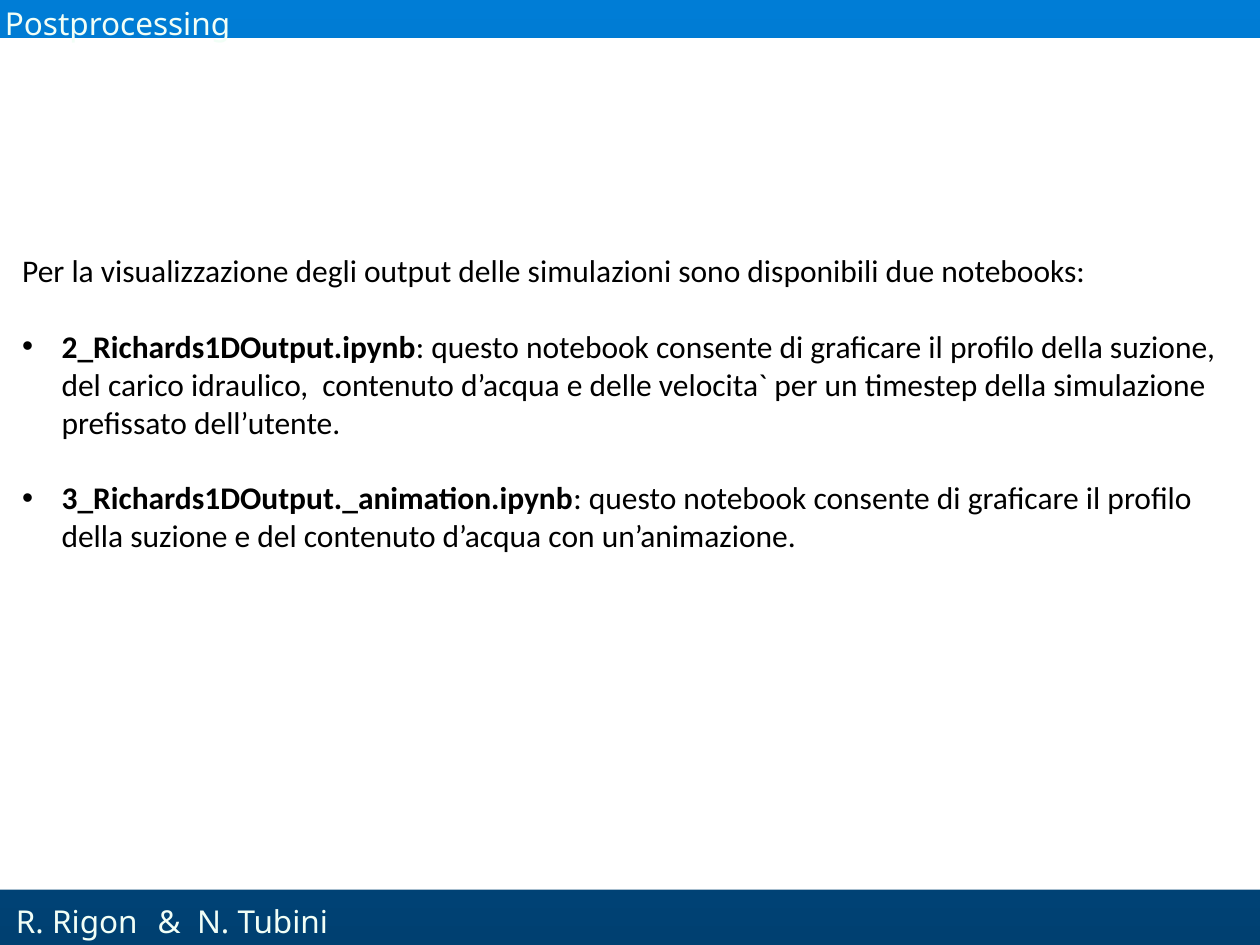
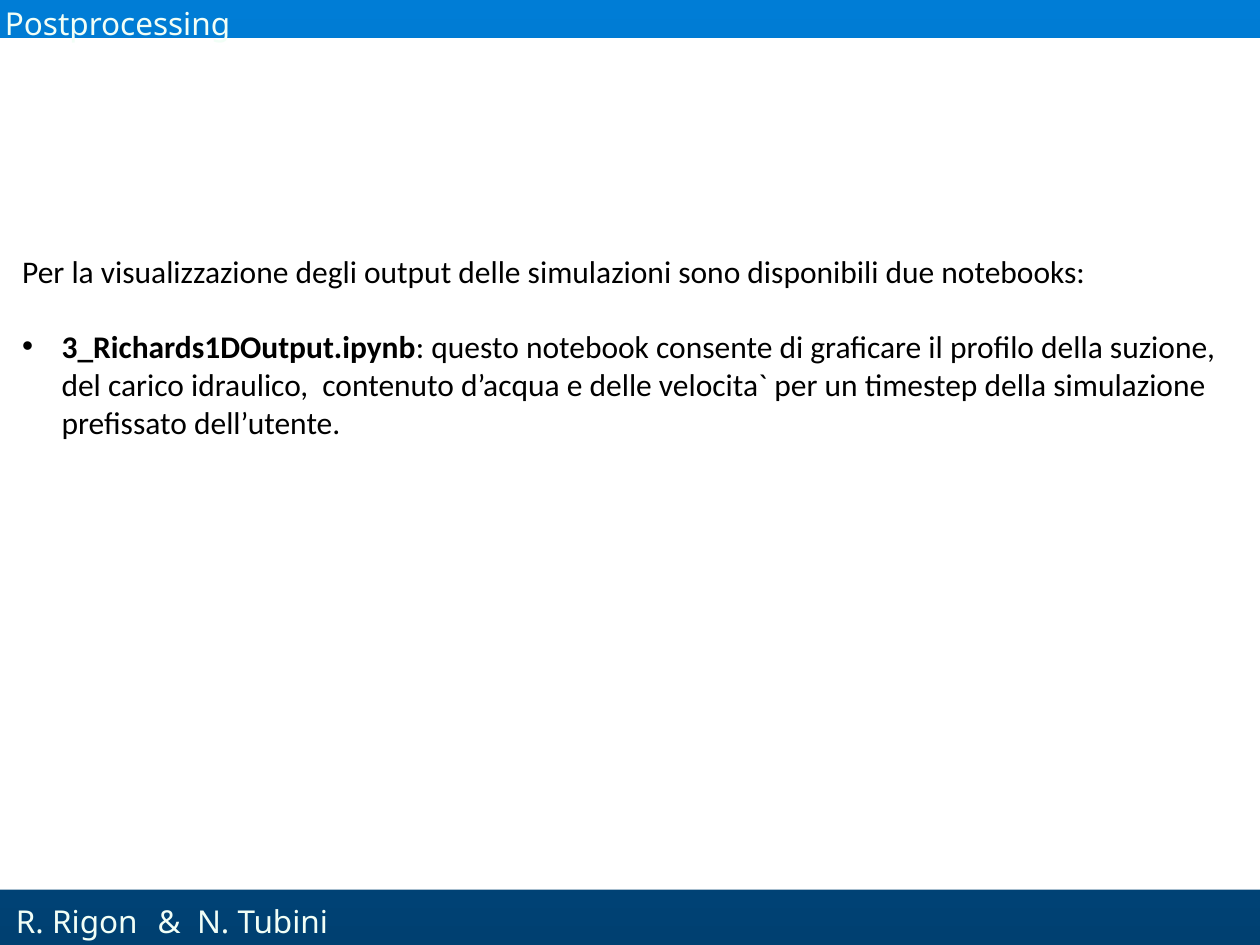
Before and after one commit to GEOframeOMSProjects/OMS_Project_Richards1D, a slide deck: slide 47 of Materials/Richards_OMS.pptx (slide 41 before the commit). Drawn at 1260x945 pixels with LibreOffice and Linux fonts; fonts in the diff are those of the drawing; background and template pictures are left out. Boxes give left, top, right and bottom in pixels: in the first picture for what was removed or moved away, otherwise in the second. Text is boxed around its words. In the diff, an @@ line names an element or a change of style, - is before the commit and + after.

```diff
--- a/Materials/Richards_OMS.pptx
+++ b/Materials/Richards_OMS.pptx
@@ text at [62, 336, 1215, 439]: text changed @@
-• 2_Richards1DOutput.ipynb: questo notebook consente di graficare il profilo della suzione, del carico idraulico, contenuto d’acqua e delle velocita` per un timestep della simulazione prefissato dell’utente.
-• 3_Richards1DOutput._animation.ipynb: questo notebook consente di graficare il profilo della suzione e del contenuto d’acqua con un’animazione.
+• 3_Richards1DOutput.ipynb: questo notebook consente di graficare il profilo della suzione, del carico idraulico, contenuto d’acqua e delle velocita` per un timestep della simulazione prefissato dell’utente.
```
Also in this commit, not shown: 14 other slides changed, 6 slides added, 1 slide removed, 13 other files.
